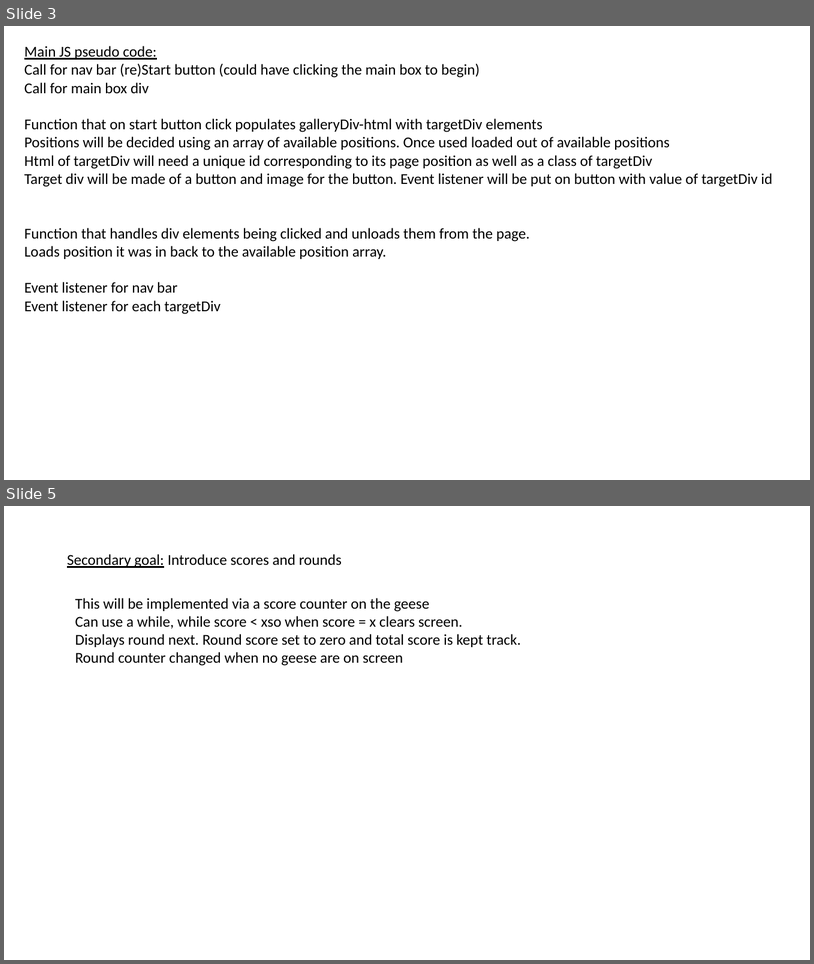
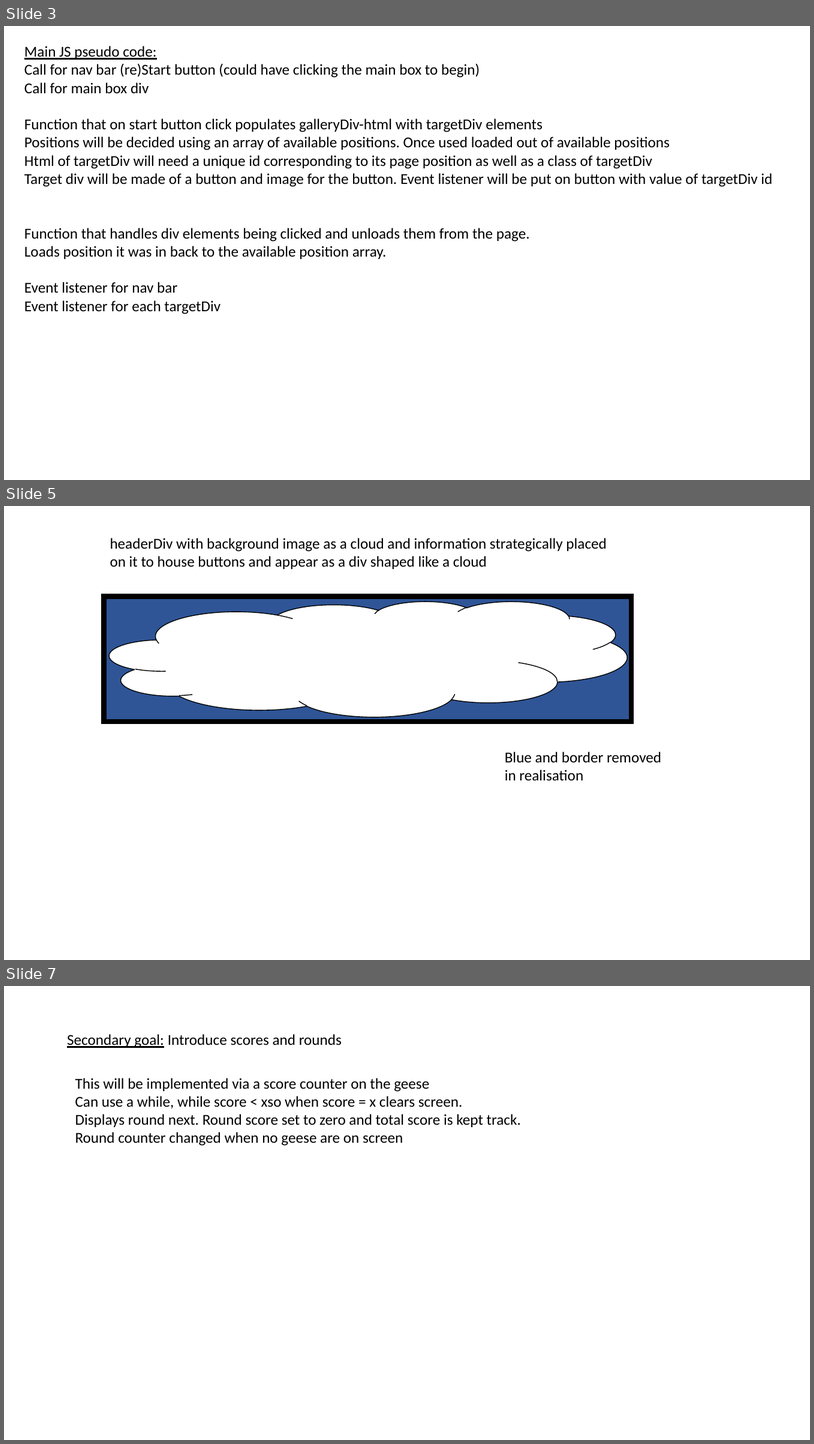
Before and after one commit to TristanPere/Goose-Feed-Game, a slide deck: Goose-Feed-Game.pptx. Shown one above the other, each under a label of ours: slides 3 and 5 before the commit, slides 3, 5 and 7 after it; the slides between them are not shown. The pictures are 814x964 and 814x1444 pixels, drawn with LibreOffice and Linux fonts; fonts in the diff are those of the drawing. Boxes give left, top, right and bottom in pixels: in the first picture for what was removed or moved away, otherwise in the second. Text is boxed around its words. In the diff, an @@ line names an element or a change of style, - is before the commit and + after.

```diff
--- a/Goose-Feed-Game.pptx
+++ b/Goose-Feed-Game.pptx
@@ slide 5 added at [4,506,810,960], background #FFFFFF @@
@@ text added at [110,538,606,569], 18 pt, text #000000 @@
+headerDiv with background image as a cloud and information strategically placed on it to house buttons and appear as a div shaped like a cloud
@@ rectangle added at [104,596,632,721], fill #2F5597, outline #000000 6 pt @@
@@ cloud added at [109,601,627,717], fill #FFFFFF, outline #000000 1 pt @@
@@ text added at [505,751,662,781], 18 pt, text #000000 @@
+Blue and border removed in realisation
@@ what was slide 5 is now slide 7 @@
```
Also in this commit, not shown: 1 slide changed, 2 other slides added, 1 slide removed.
